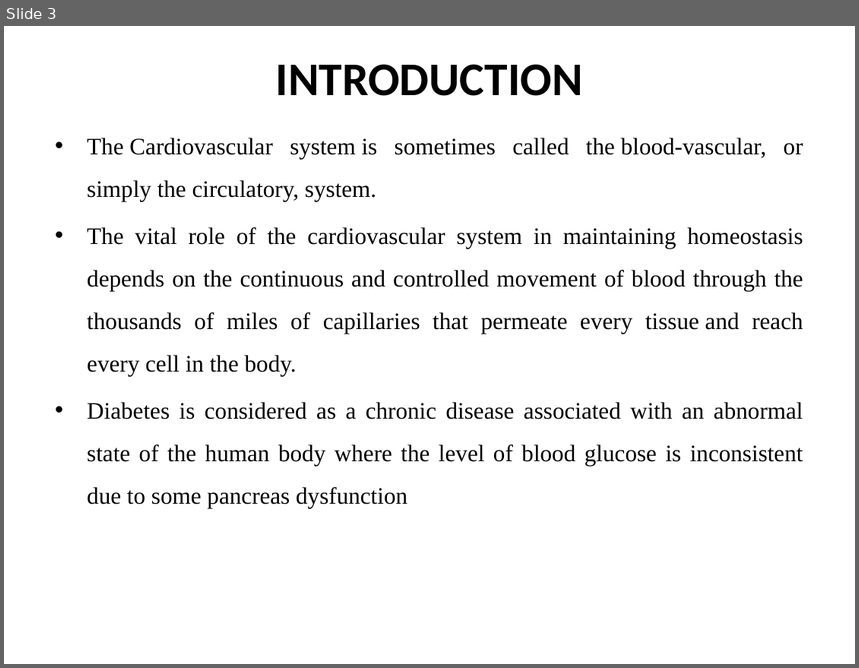
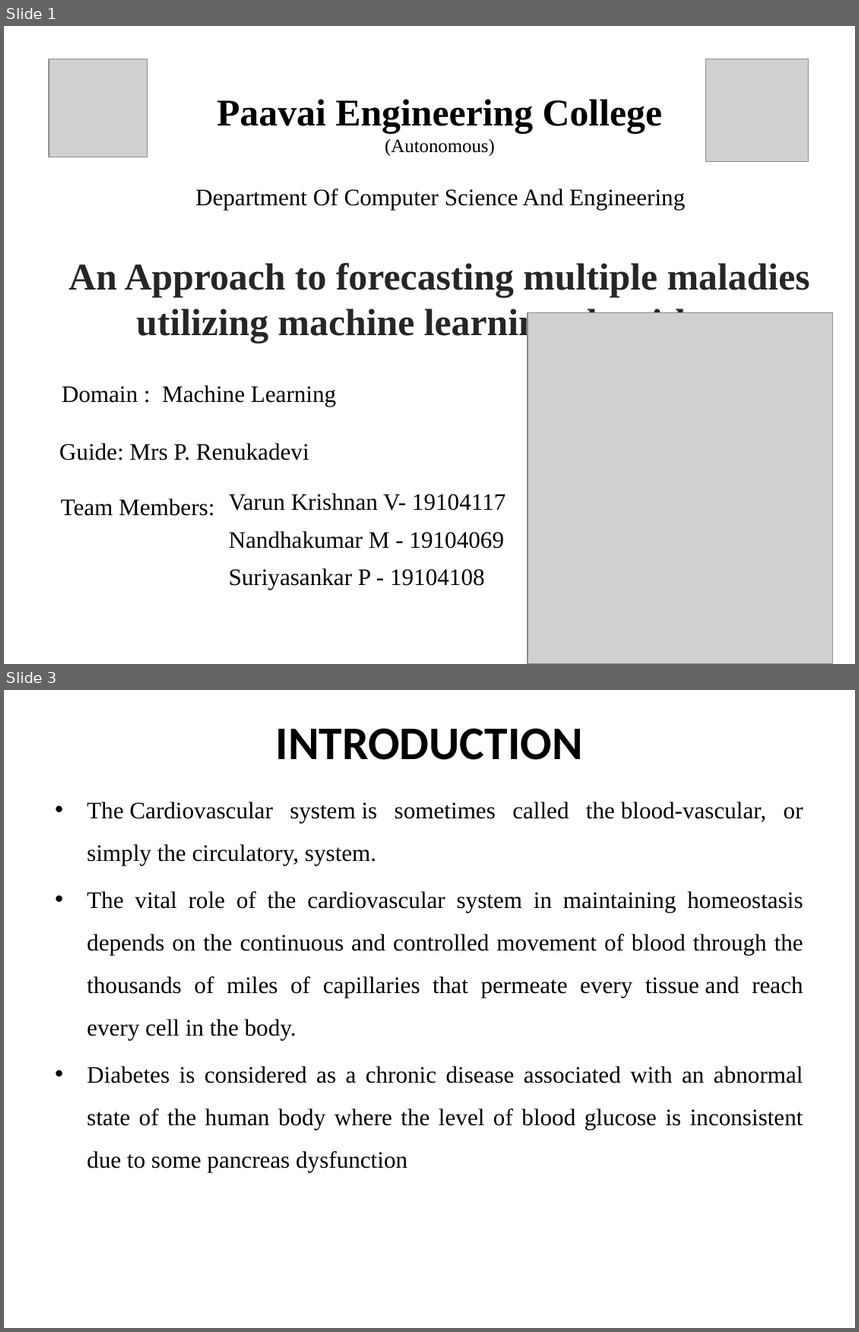
Before and after one commit to VarunKrishnanV/multi-disease-prediciton, a slide deck: others/ppt/finalPPT.pptx. Shown one above the other, each under a label of ours: slide 3 before the commit, slides 1 and 3 after it; the slides between them are not shown. The pictures are 859x668 and 859x1332 pixels, drawn with LibreOffice and Linux fonts; fonts in the diff are those of the drawing; grey boxes stand for pictures. Boxes give left, top, right and bottom in pixels: in the first picture for what was removed or moved away, otherwise in the second. Text is boxed around its words. In the diff, an @@ line names an element or a change of style, - is before the commit and + after.

```diff
--- a/others/ppt/finalPPT.pptx
+++ b/others/ppt/finalPPT.pptx
@@ slide 1 added at [4,26,855,664], background #FFFFFF @@
@@ picture added at [49,59,148,157] @@
@@ picture added at [706,59,810,162] @@
@@ title added at [217,99,662,156], 32 pt, text #000000, bold @@
+Paavai Engineering College
+(Autonomous)
@@ text added at [196,189,685,209], 20 pt, text #000000 @@
+Department Of Computer Science And Engineering
@@ text added at [69,263,810,343], 32 pt, text #262626, bold @@
+An Approach to forecasting multiple maladies utilizing machine learning algorithms
@@ picture added at [528,313,832,664] @@
@@ text added at [62,385,336,407], 20 pt, text #000000 @@
+Domain : Machine Learning
@@ text added at [59,443,310,461], 20 pt, text #000000 @@
+Guide: Mrs P. Renukadevi
@@ text added at [61,499,215,516], 20 pt, text #000000 @@
+Team Members:
@@ text added at [229,493,506,511], 20 pt, text #000000 @@
+Varun Krishnan V- 19104117
@@ text added at [229,531,504,549], 20 pt, text #000000 @@
+Nandhakumar M - 19104069
@@ text added at [229,569,485,590], 20 pt, text #000000 @@
+Suriyasankar P - 19104108
```
Also in this commit, not shown: 5 slides changed, 2 other slides added, 5 slides removed, 14 other files.
